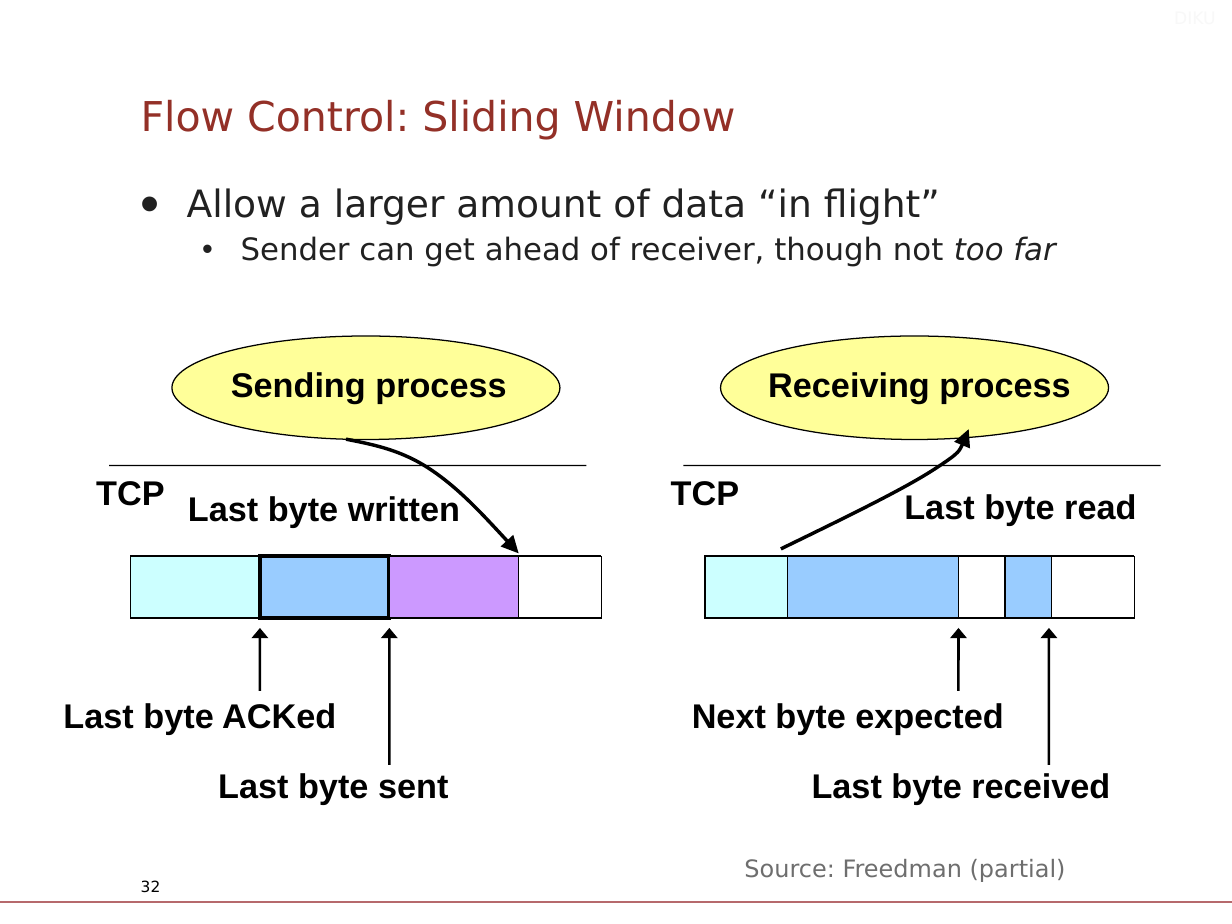
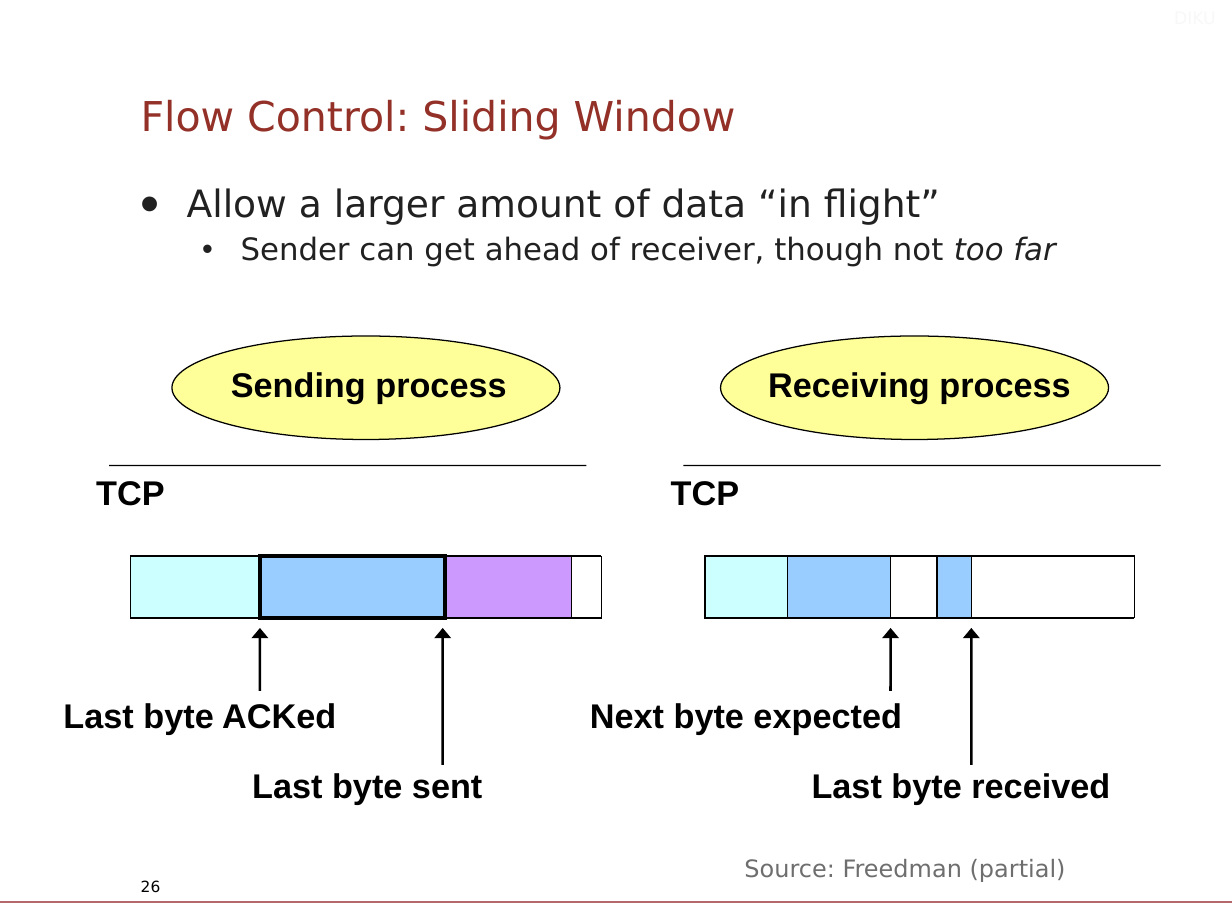
Before and after one commit to Legenden84/compSys-e2022-pub_fork, a slide deck: slide 26 of lectures/221109_tcp_and_reliable_communication/slides.odp (slide 32 before the commit). Drawn at 1232x924 pixels with LibreOffice and Linux fonts; fonts in the diff are those of the drawing; background and template pictures are left out. Boxes give left, top, right and bottom in pixels: in the first picture for what was removed or moved away, otherwise in the second. Text is boxed around its words. In the diff, an @@ line names an element or a change of style, - is before the commit and + after.

```diff
--- a/lectures/221109_tcp_and_reliable_communication/slides.odp
+++ b/lectures/221109_tcp_and_reliable_communication/slides.odp
@@ freeform shape removed at [347, 440, 519, 553] @@
@@ freeform shape removed at [782, 429, 968, 548] @@
@@ text removed at [188, 494, 460, 528] @@
-Last byte written
@@ text removed at [904, 494, 1136, 526] @@
-Last byte read
@@ rectangle: place and size @@
-rectangle at [260, 556, 389, 617]
+rectangle at [260, 556, 445, 617]
@@ rectangle: place and size @@
-rectangle at [389, 556, 519, 617]
+rectangle at [442, 556, 572, 617]
@@ rectangle: place and size @@
-rectangle at [787, 556, 963, 617]
+rectangle at [787, 556, 971, 617]
@@ rectangle: place and size @@
-rectangle at [958, 556, 1005, 617]
+rectangle at [891, 556, 938, 617]
@@ rectangle: place and size @@
-rectangle at [1051, 556, 1133, 617]
+rectangle at [935, 556, 1135, 617]
@@ rectangle removed at [1005, 556, 1052, 617] @@
@@ arrow moved from (389, 764) - (389, 628) to (442, 764) - (442, 628) @@
@@ arrow moved from (958, 690) - (958, 628) to (891, 690) - (891, 628) @@
@@ arrow moved from (1048, 764) - (1048, 628) to (971, 764) - (971, 628) @@
@@ text "Next byte expected": place and size @@
-text "Next byte expected" at [692, 703, 1003, 734]
+text "Next byte expected" at [590, 703, 901, 734]
@@ text "Last byte sent": place and size @@
-text "Last byte sent" at [218, 773, 448, 804]
+text "Last byte sent" at [252, 773, 482, 804]
@@ page number at [141, 880, 161, 893]: text changed @@
-32
+26
```
Also in this commit, not shown: 8 other slides changed, 6 slides removed, 1 other file.
